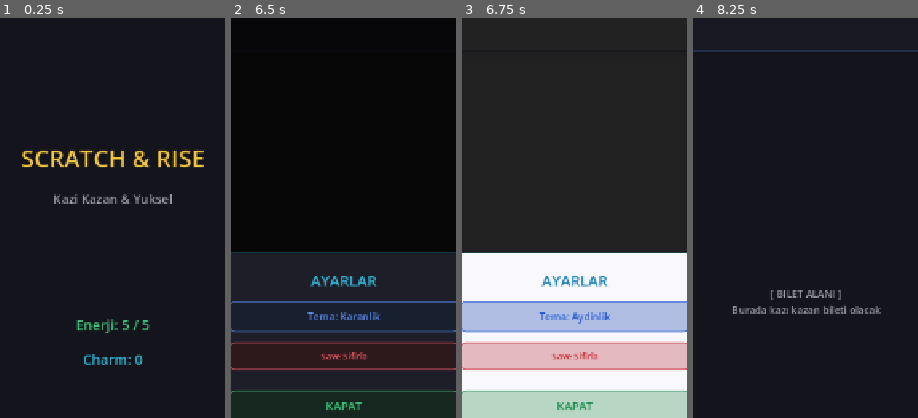
Above: before the commit, frames 1-4 (left to right).
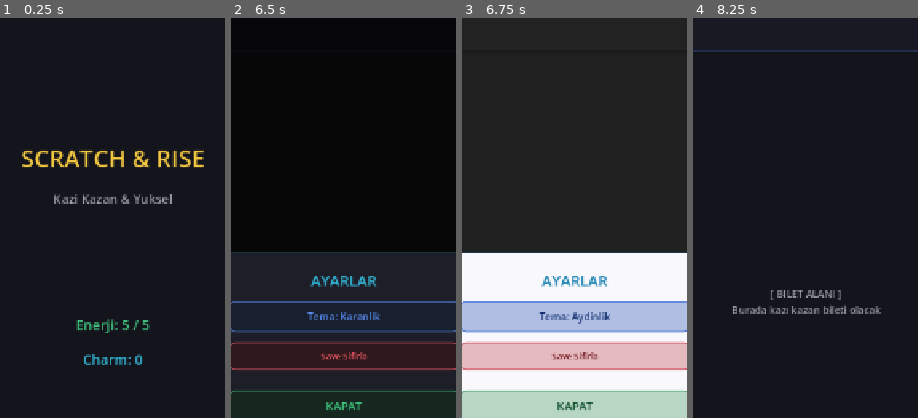
Above: after the commit, the same moments.

Repository: BYGGOLDENSTONE/scratch-and-rise-mobile
Game: Godot game, scene res://scenes/screens/MainMenu.tscn
Two runs of this game, one before a commit and one after it. Both use one fixed random seed, a clock stepped at 60 frames per second and the inputs below.
Inputs:
- Up to frame 1 (0.25 s): no input
- Up to frame 2 (6.5 s): click "OYNA" at 0.5 s; click "Kagit 5 C" at 1.25 s; click "Charm" at 2 s; click "Geri" at 2.75 s; click "Koleksiyon" at 3.5 s; click "Geri" at 4.25 s; click "Ayarlar" at 5 s; click "Cikis" at 5.75 s
- Up to frame 3 (6.75 s): click "Tema: Karanlik" at 6.5 s
- Up to frame 4 (8.25 s): click "Tema: Aydinlik" at 7.25 s; click "KAPAT" at 8 s
The pictures show only the part of the screen within x 25-75%, y 9-59%; the shares and areas given below are measured in that part.

Frames 1-2 are identical in both runs. In frame 3, 0.7% of the frame differs, in the area x 34-66%, y 73-98%; in frame 4, nothing differs.

Commit message:
Light mode buton/bilet font okunurlugu: tier renklerini koyulastir
- make_button: Light modda font rengi accent*0.55 (parlak renkler acik bg'de okunamaz)
- Bilet header: Light modda tier rengi koyulastirildi
- Bilet border: Light modda daha koyu + yuksek alpha

Co-Authored-By: Claude Opus 4.6 <noreply@anthropic.com>

Diff:
--- a/scripts/ticket/ticket.gd
+++ b/scripts/ticket/ticket.gd
@@ -36,9 +36,11 @@
 	# Tier'a gore bilet stilini uygula
 	_apply_ticket_style(type)
 
-	# Header
+	# Header — light modda koyulastirilmis tier rengi
 	ticket_header.text = "%s - %d Coin" % [config["name"], config["price"]]
 	var tier_color: Color = ThemeHelper.get_tier_color(type)
+	if not ThemeHelper.is_dark():
+		tier_color = Color(tier_color.r * 0.55, tier_color.g * 0.55, tier_color.b * 0.55)
 	ticket_header.add_theme_color_override("font_color", tier_color)
 	ticket_header.add_theme_font_size_override("font_size", 16)
 
@@ -97,7 +99,9 @@
 
 	var style := StyleBoxFlat.new()
 	style.bg_color = tier_bg
-	style.border_color = Color(tier_color.r, tier_color.g, tier_color.b, 0.6)
+	var border_alpha := 0.6 if ThemeHelper.is_dark() else 0.75
+	var bc: Color = tier_color if ThemeHelper.is_dark() else Color(tier_color.r * 0.6, tier_color.g * 0.6, tier_color.b * 0.6)
+	style.border_color = Color(bc.r, bc.g, bc.b, border_alpha)
 	style.border_width_left = 2
 	style.border_width_top = 2
 	style.border_width_right = 2
--- a/scripts/ui/theme_helper.gd
+++ b/scripts/ui/theme_helper.gd
@@ -163,9 +163,14 @@
 	disabled.content_margin_bottom = 10.0
 	btn.add_theme_stylebox_override("disabled", disabled)
 
-	# Font renkleri
-	btn.add_theme_color_override("font_color", accent)
-	btn.add_theme_color_override("font_hover_color", accent)
+	# Font renkleri — light modda koyulastirilmis (parlak renkler acik bg'de okunamaz)
+	var font_accent: Color
+	if is_dark():
+		font_accent = accent
+	else:
+		font_accent = Color(accent.r * 0.55, accent.g * 0.55, accent.b * 0.55)
+	btn.add_theme_color_override("font_color", font_accent)
+	btn.add_theme_color_override("font_hover_color", font_accent)
 	btn.add_theme_color_override("font_pressed_color", p("text_primary"))
 	btn.add_theme_color_override("font_disabled_color", p("text_muted"))
 	btn.add_theme_font_size_override("font_size", font_size)
